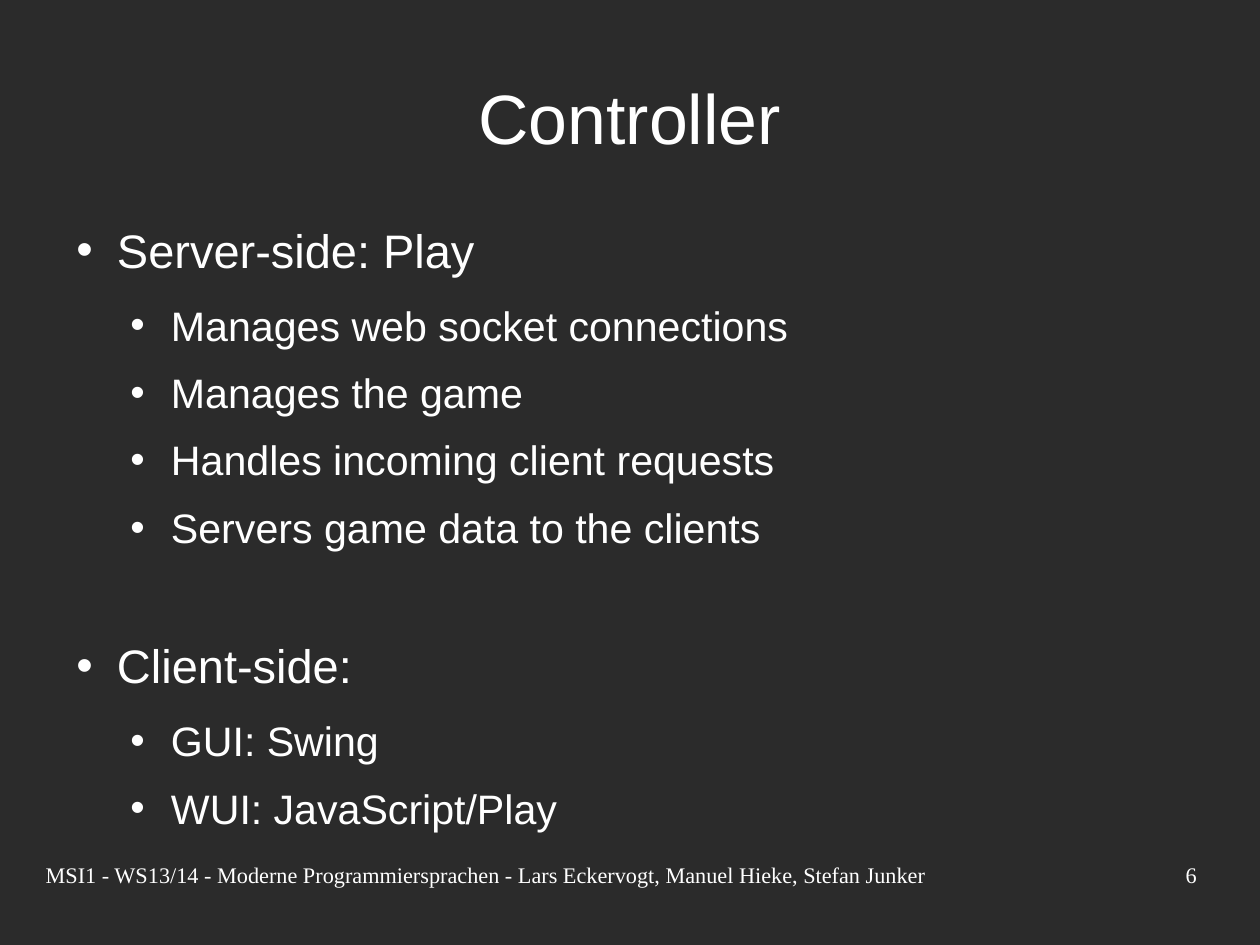
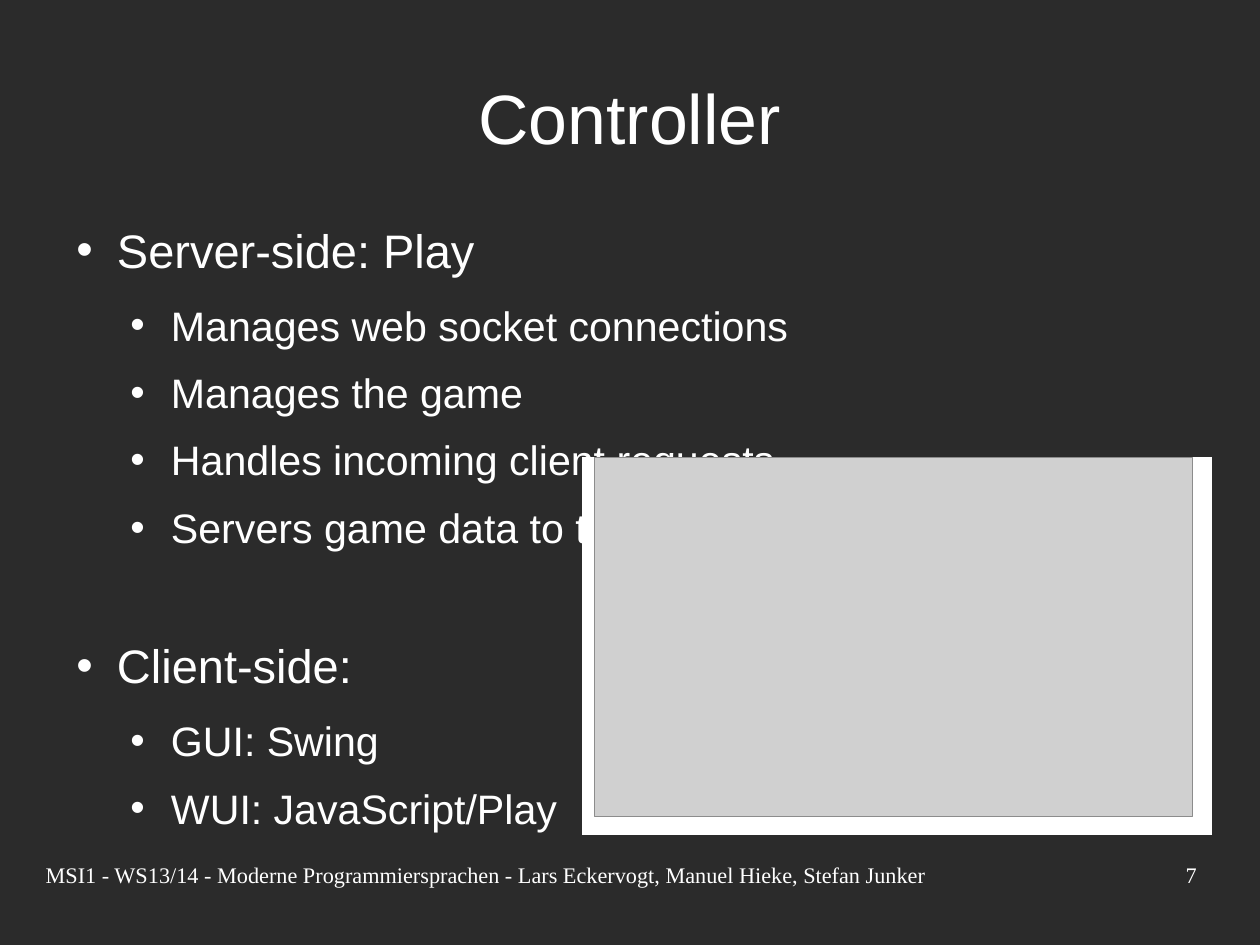
Before and after one commit to nerduel/TacZombie, a slide deck: slide 7 of doc/presentation/Presentation.odp (slide 6 before the commit). Drawn at 1260x945 pixels with LibreOffice and Linux fonts; fonts in the diff are those of the drawing; grey boxes stand for pictures; background and template pictures are left out; a plain dark background stands for a picture behind light text. Boxes give left, top, right and bottom in pixels: in the first picture for what was removed or moved away, otherwise in the second. Text is boxed around its words. In the diff, an @@ line names an element or a change of style, - is before the commit and + after.

```diff
--- a/doc/presentation/Presentation.odp
+++ b/doc/presentation/Presentation.odp
@@ rectangle added at (x1=583, y1=457, x2=1212, y2=835), fill #FFFFFF, outline #FFFFFF 0 pt @@
@@ picture added at (x1=595, y1=457, x2=1193, y2=816) @@
@@ page number at (x1=1186, y1=868, x2=1197, y2=883): text changed @@
-6
+7
```
Also in this commit, not shown: 1 slide added, 5 other files.
